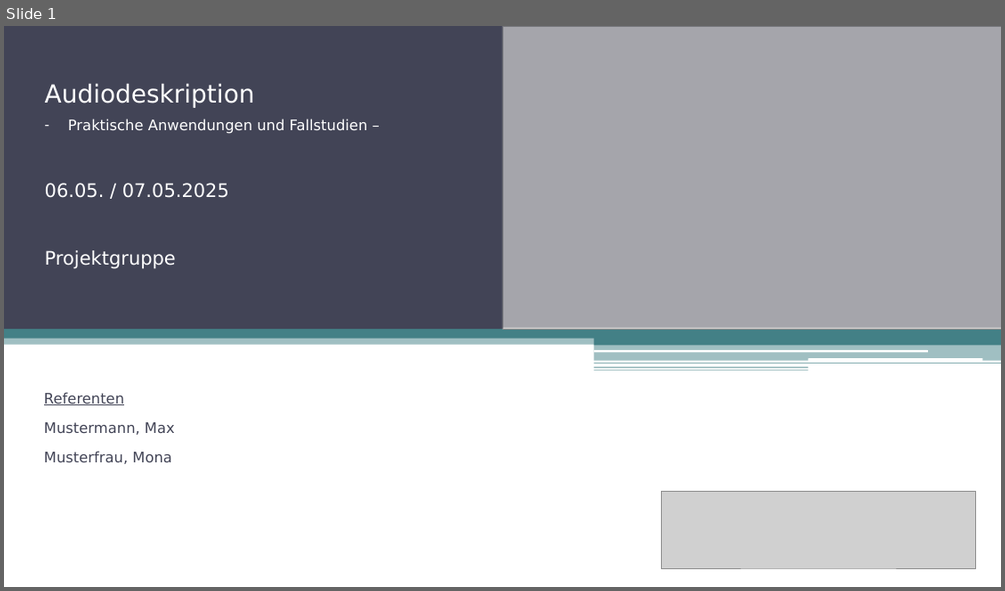
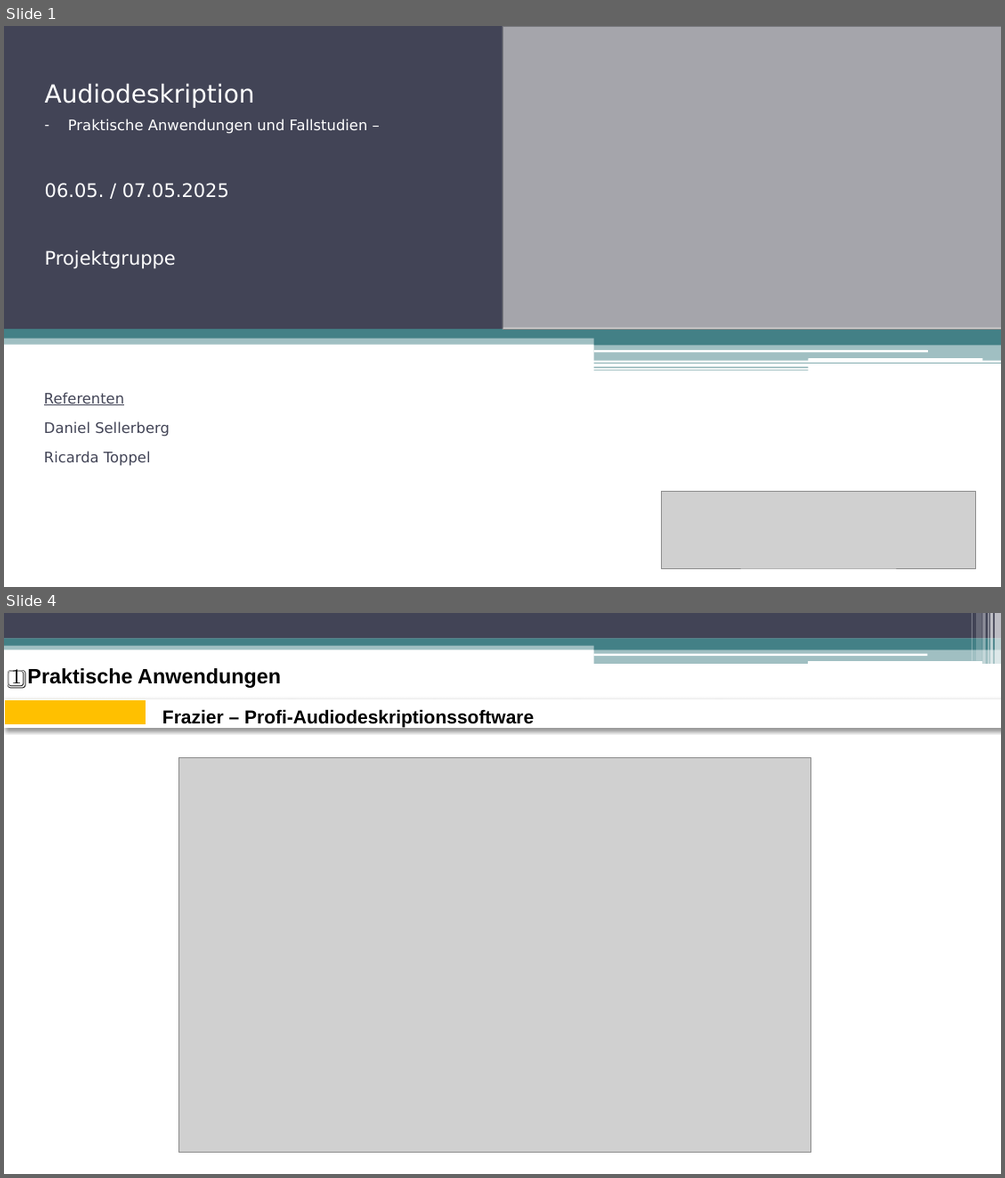
Before and after one commit to fhswf/descraibe, a slide deck: 20250424_Audiodeskription_Praktische Anwendungen und Fallstudien_v01.pptx. Shown one above the other, each under a label of ours: slide 1 before the commit, slides 1 and 4 after it; the slides between them are not shown. The pictures are 1005x591 and 1005x1178 pixels, drawn with LibreOffice and Linux fonts; fonts in the diff are those of the drawing; grey boxes stand for pictures. Boxes give left, top, right and bottom in pixels: in the first picture for what was removed or moved away, otherwise in the second. Text is boxed around its words. In the diff, an @@ line names an element or a change of style, - is before the commit and + after.

```diff
--- a/20250424_Audiodeskription_Praktische Anwendungen und Fallstudien_v01.pptx
+++ b/20250424_Audiodeskription_Praktische Anwendungen und Fallstudien_v01.pptx
@@ slide 4 added at <box>4,613,1001,1174</box>, background #FFFFFF; not listed: 11 template elements that a slide beside it also shows @@
@@ rounded rectangle added at <box>593,653,928,656</box>, fill #FFFFFF @@
@@ rounded rectangle added at <box>808,661,982,664</box>, fill #FFFFFF @@
@@ title added at <box>11,668,281,689</box>, 20 pt, text #000000, bold @@
+1️⃣ Praktische Anwendungen
@@ table added at <box>4,699,998,728</box>, 1 rows, 7 columns @@
+ |  |  |  |  |  | 
@@ text added at <box>162,709,534,727</box>, 18 pt, text #000000, bold @@
+Frazier – Profi-Audiodeskriptionssoftware
@@ picture added at <box>179,758,811,1152</box> @@
@@ slide 1 changed as well @@
@@ subtitle at <box>44,421,170,466</box>: text changed @@
-Mustermann, Max
-Musterfrau, Mona
+Daniel Sellerberg
+Ricarda Toppel
```
Also in this commit, not shown: 1 other slide changed, 27 other slides added, 6 slides removed.
